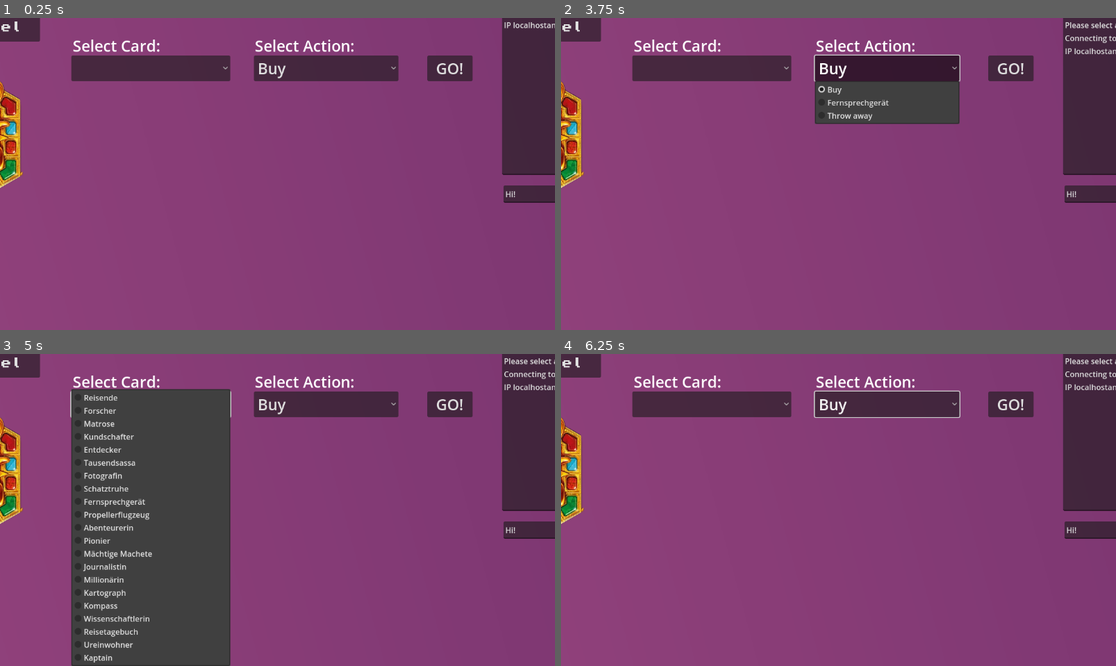
Above: before the commit, frames 1-4 (two rows, left to right).
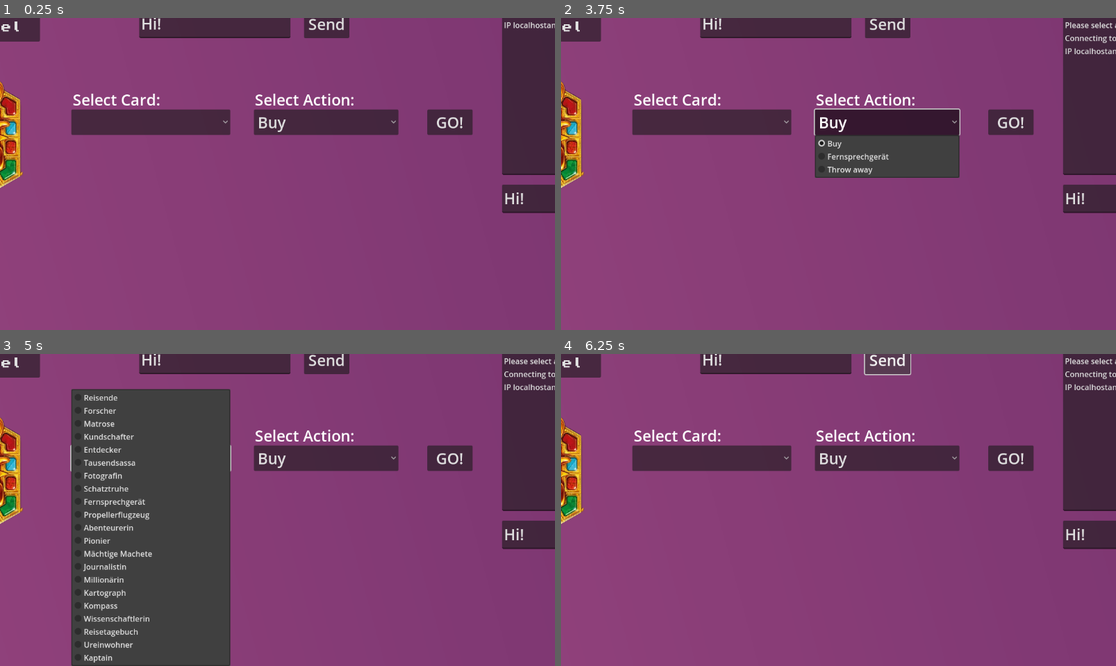
Above: after the commit, the same moments.

Repository: AdminL3/El-Dorado-Assistent
Game: Godot game, scene res://scenes/game.tscn
The game is run twice, just before and just after one commit, with the same random seed, the same clock (stepped at 60 frames per second) and the same inputs.
Inputs (mouse positions are in pixels of both pictures, inside the frame that each line leads up to; where the layout moved, square brackets give the same spot in the first picture):
- Up to frame 1 (0.25 s): no input
- Up to frame 2 (3.75 s): click (888, 24) at 0.5 s, where only the run after the commit has a clickable "Send"; click "GO!" at 1.25 s; click "GO!" at 2 s; click (710, 120) [710, 67] at 2.75 s; click "Buy" at 3.5 s
- Up to frame 3 (5 s): click (149, 456) [149, 403] at 4.25 s
- Up to frame 4 (6.25 s): click "Buy" at 5 s; click (888, 360) at 5.75 s, where only the run after the commit has a clickable "Send"

The runs differ from the first frame. In frame 1, 14% of the frame differs, in the area x 12-100%, y 0-63%; in frame 2, 20%; in frame 3, 9.2%; in frame 4, 14%.

Commit message:
New Buttons and Line Edits

Diff:
--- a/scenes/game.tscn
+++ b/scenes/game.tscn
@@ -168,9 +168,9 @@
 
 [node name="CardSelect" type="OptionButton" parent="Main"]
 offset_left = 146.0
-offset_top = 128.0
+offset_top = 240.0
 offset_right = 476.0
-offset_bottom = 181.0
+offset_bottom = 293.0
 theme_override_font_sizes/font_size = 32
 item_count = 21
 popup/item_0/text = "Reisende"
@@ -218,9 +218,9 @@
 
 [node name="ActionSelect" type="OptionButton" parent="Main"]
 offset_left = 525.0
-offset_top = 128.0
+offset_top = 240.0
 offset_right = 825.0
-offset_bottom = 181.0
+offset_bottom = 293.0
 theme_override_font_sizes/font_size = 32
 item_count = 3
 selected = 0
@@ -233,25 +233,25 @@
 
 [node name="Label" type="Label" parent="Main"]
 offset_left = 149.0
-offset_top = 85.0
+offset_top = 197.0
 offset_right = 331.0
-offset_bottom = 130.0
+offset_bottom = 242.0
 theme_override_font_sizes/font_size = 32
 text = "Select Card:"
 
 [node name="Label2" type="Label" parent="Main"]
 offset_left = 527.0
-offset_top = 85.0
+offset_top = 197.0
 offset_right = 735.0
-offset_bottom = 130.0
+offset_bottom = 242.0
 theme_override_font_sizes/font_size = 32
 text = "Select Action:"
 
 [node name="Go" type="Button" parent="Main"]
 offset_left = 885.0
-offset_top = 128.0
+offset_top = 240.0
 offset_right = 979.0
-offset_bottom = 181.0
+offset_bottom = 293.0
 theme_override_font_sizes/font_size = 32
 text = "GO!"
 
@@ -318,19 +318,37 @@
 offset_bottom = 376.0
 scroll_smooth = true
 
+[node name="Send" type="Button" parent="."]
+offset_left = 1382.0
+offset_top = 396.0
+offset_right = 1476.0
+offset_bottom = 455.0
+theme_override_font_sizes/font_size = 32
+text = "Send"
+
 [node name="Message" type="TextEdit" parent="."]
-offset_left = 1043.0
-offset_top = 398.0
-offset_right = 1259.0
-offset_bottom = 434.0
+offset_left = 1040.0
+offset_top = 396.0
+offset_right = 1354.0
+offset_bottom = 455.0
+theme_override_font_sizes/font_size = 32
 text = "Hi!"
 
-[node name="Send" type="Button" parent="."]
-offset_left = 1265.0
-offset_top = 398.0
-offset_right = 1341.0
-offset_bottom = 436.0
+[node name="Connect" type="Button" parent="."]
+offset_left = 629.0
+offset_top = 33.0
+offset_right = 723.0
+offset_bottom = 92.0
+theme_override_font_sizes/font_size = 32
 text = "Send"
+
+[node name="Name" type="TextEdit" parent="."]
+offset_left = 287.0
+offset_top = 33.0
+offset_right = 601.0
+offset_bottom = 92.0
+theme_override_font_sizes/font_size = 32
+text = "Hi!"
 
 [connection signal="pressed" from="Admin/Back Admin" to="." method="back_admin"]
 [connection signal="pressed" from="Admin/Actions/0" to="." method="movetopcardleft" binds= [0]]
